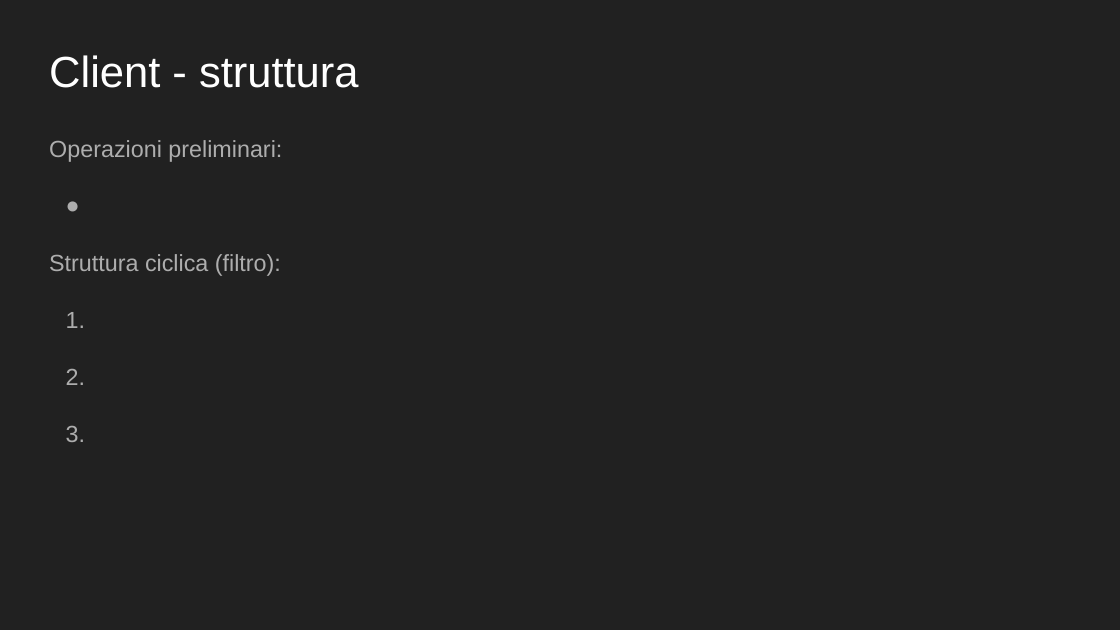
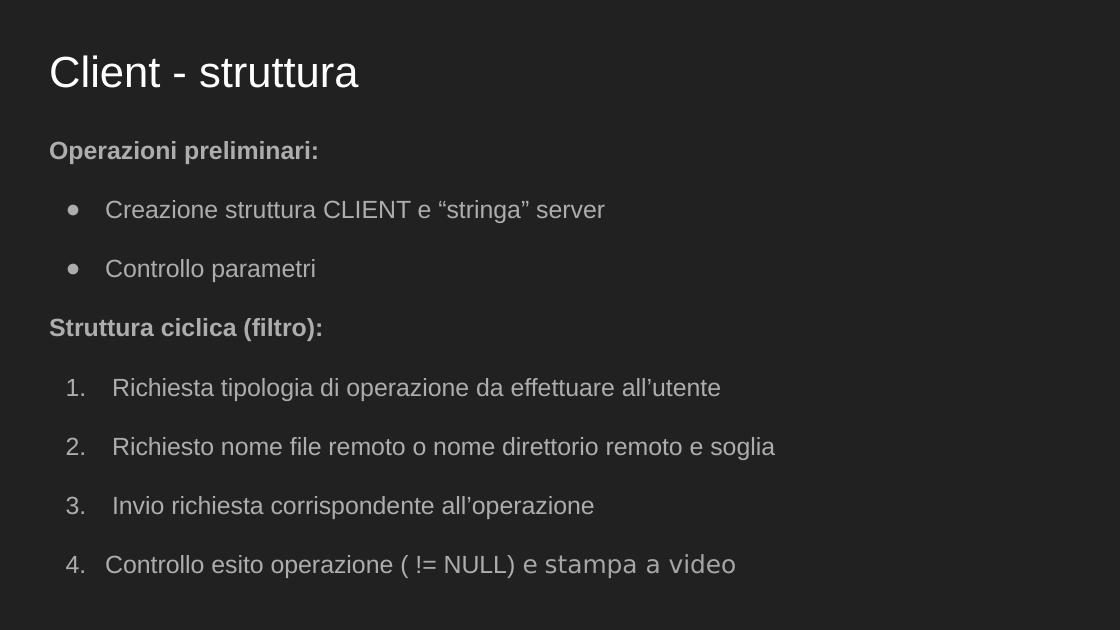
Before and after one commit to reticalcolatori/esercitazione8, a slide deck: slide 4 of PresentazioneEs6.pptx. Drawn at 1120x630 pixels with LibreOffice and Linux fonts; fonts in the diff are those of the drawing. Boxes give left, top, right and bottom in pixels: in the first picture for what was removed or moved away, otherwise in the second. Text is boxed around its words. In the diff, an @@ line names an element or a change of style, - is before the commit and + after.

```diff
--- a/PresentazioneEs6.pptx
+++ b/PresentazioneEs6.pptx
@@ text at (49,141,323,341): size 15 to 16 pt, bold on in "Operazioni preliminari:", "Struttura ciclica (filtro):" @@
@@ text at (105,200,605,282): paragraphs added @@
+● Creazione struttura CLIENT e “stringa” server
+● Controllo parametri
@@ text at (105,378,775,578): paragraphs added @@
+1. Richiesta tipologia di operazione da effettuare all’utente
+2. Richiesto nome file remoto o nome direttorio remoto e soglia
+3. Invio richiesta corrispondente all’operazione
+4. Controllo esito operazione ( != NULL) e stampa a video
```
Also in this commit, not shown: 4 other slides changed, 3 slides added, 3 slides removed.
